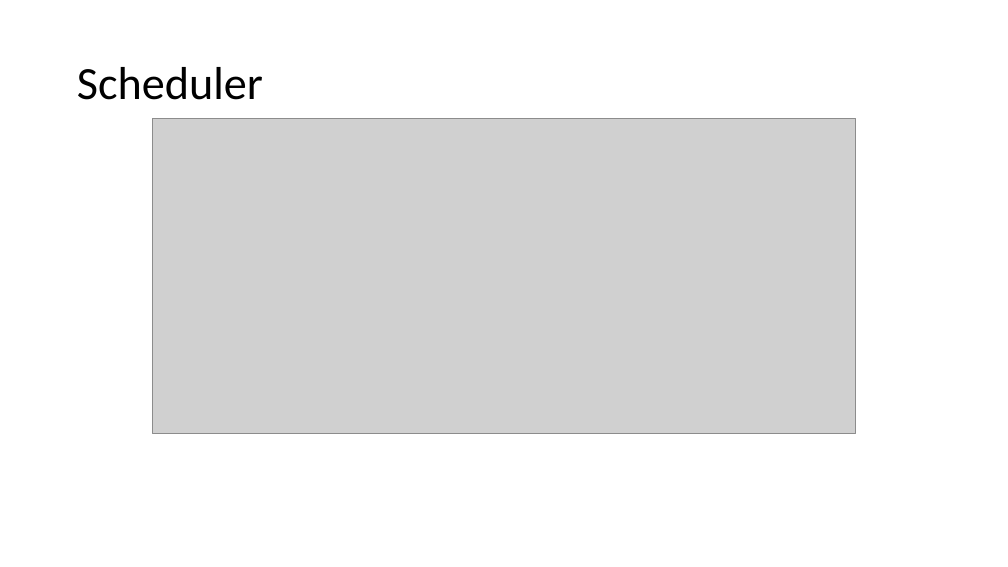
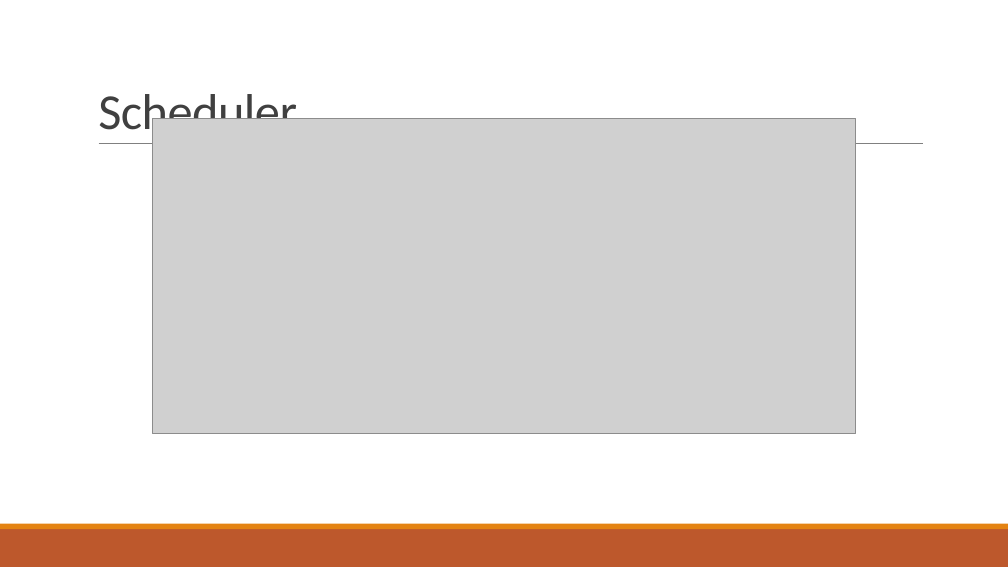
Before and after one commit to tfineich/INTRO_Projekt, a slide deck: slide 3 of Recap_SW5_Ineichen_Stecher.pptx. Drawn at 1008x567 pixels with LibreOffice and Linux fonts; fonts in the diff are those of the drawing; grey boxes stand for pictures. Boxes give left, top, right and bottom in pixels: in the first picture for what was removed or moved away, otherwise in the second. Text is boxed around its words. In the diff, an @@ line names an element or a change of style, - is before the commit and + after.

```diff
--- a/Recap_SW5_Ineichen_Stecher.pptx
+++ b/Recap_SW5_Ineichen_Stecher.pptx
@@ title "Scheduler": place and size @@
-title "Scheduler" at bbox=[77, 67, 263, 100]
+title "Scheduler" at bbox=[98, 94, 297, 141]
@@ title "Scheduler" at bbox=[98, 94, 297, 141]: size 44 to 48 pt, text colour #000000 to #404040, letter spacing 0 to -0.5 pt; line spacing 0.9 to 0.85; vertical alignment middle to bottom @@
@@ line added from (99, 144) to (923, 144), #808080 0.5 pt @@
@@ rectangle added at bbox=[0, 529, 1008, 567], fill #BD582C @@
@@ rectangle added at bbox=[0, 524, 1008, 529], fill #E48312 @@
```
Also in this commit, not shown: 4 other slides changed, 9 slides added.
